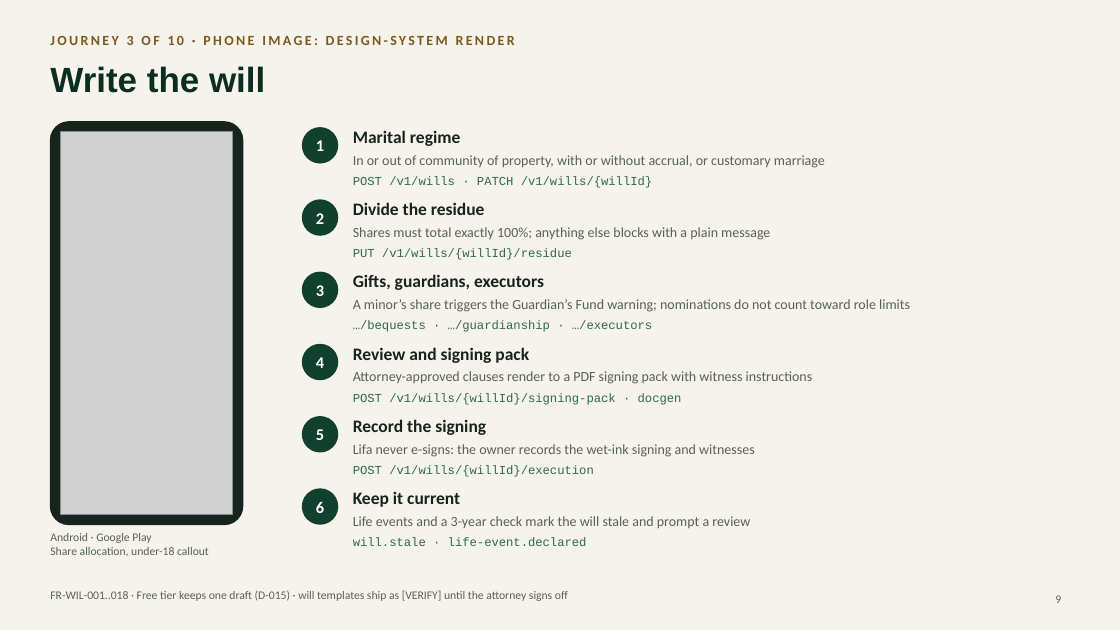
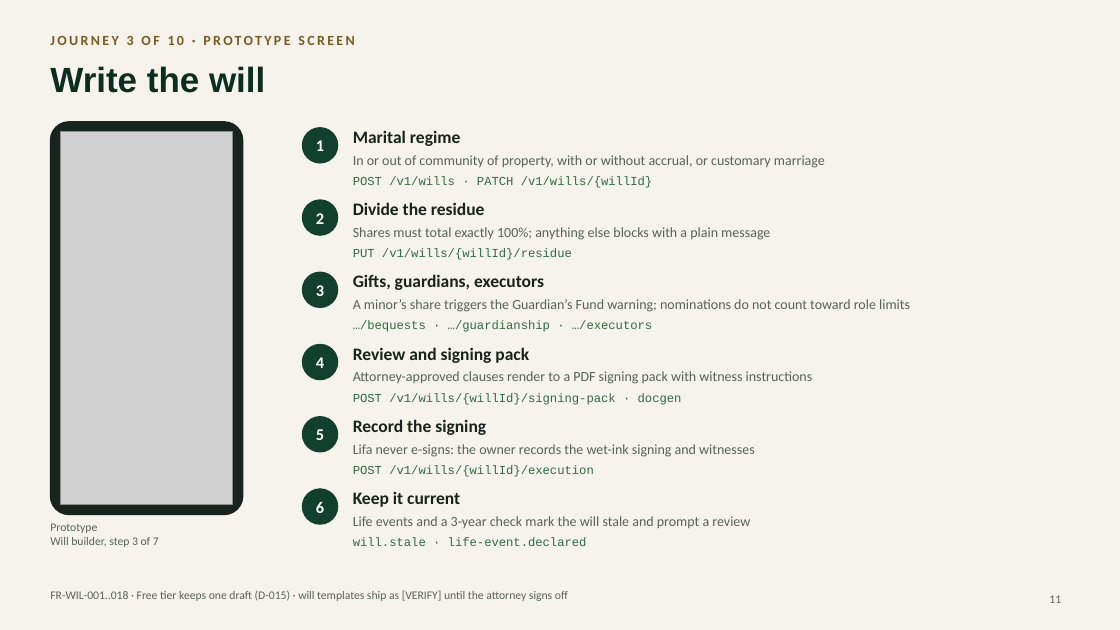
Before and after one commit to faztmobile/lifa, a slide deck: slide 11 of docs/architecture/Lifa-mobile-end-to-end.pptx (slide 9 before the commit). Drawn at 1120x630 pixels with LibreOffice and Linux fonts; fonts in the diff are those of the drawing; grey boxes stand for pictures. Boxes give left, top, right and bottom in pixels: in the first picture for what was removed or moved away, otherwise in the second. Text is boxed around its words. In the diff, an @@ line names an element or a change of style, - is before the commit and + after.

```diff
--- a/docs/architecture/Lifa-mobile-end-to-end.pptx
+++ b/docs/architecture/Lifa-mobile-end-to-end.pptx
@@ text at (50, 36, 354, 45): text changed @@
-JOURNEY 3 OF 10 · PHONE IMAGE: DESIGN-SYSTEM RENDER
+JOURNEY 3 OF 10 · PROTOTYPE SCREEN
@@ rounded rectangle: place and size @@
-rounded rectangle at (50, 122, 243, 525)
+rounded rectangle at (50, 122, 243, 515)
@@ picture: place and size @@
-picture at (60, 132, 233, 515)
+picture at (60, 132, 233, 505)
@@ text at (50, 523, 159, 547): text changed @@
-Android · Google Play
-Share allocation, under-18 callout
+Prototype
+Will builder, step 3 of 7
@@ page number at (1049, 595, 1061, 603): text changed @@
-9
+11
```
Also in this commit, not shown: 10 other slides changed, 2 slides added, 16 other files.
